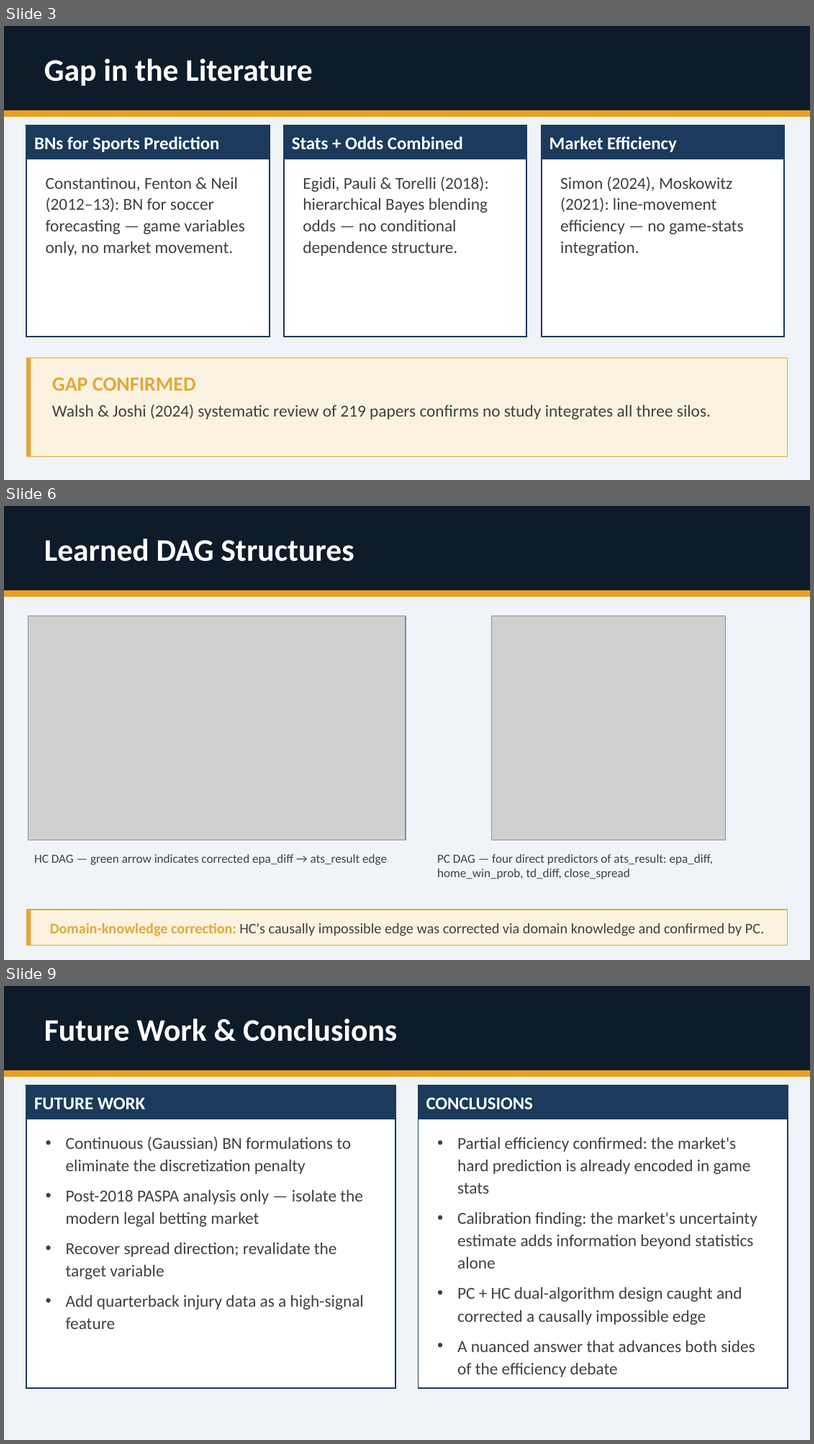
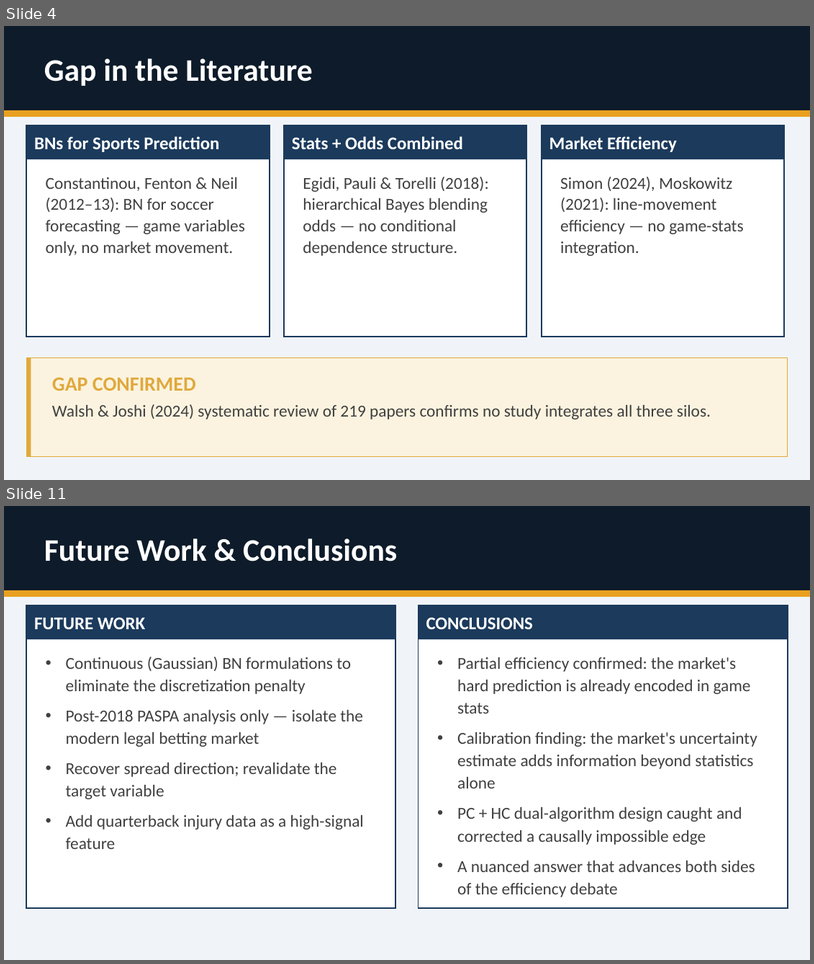
Before and after one commit to lelandweeks/NFL-Bayesian-Network-Market-Signals, a slide deck: docs/final_report/cs610_final_report_presentation.pptx. Shown one above the other, each under a label of ours: slides 3, 6 and 9 before the commit, slides 4 and 11 after it; the slides between them are not shown. The pictures are 814x1444 and 814x964 pixels, drawn with LibreOffice and Linux fonts; fonts in the diff are those of the drawing; grey boxes stand for pictures. Boxes give left, top, right and bottom in pixels: in the first picture for what was removed or moved away, otherwise in the second. Text is boxed around its words. In the diff, an @@ line names an element or a change of style, - is before the commit and + after.

```diff
--- a/docs/final_report/cs610_final_report_presentation.pptx
+++ b/docs/final_report/cs610_final_report_presentation.pptx
@@ slide 6 removed at (4,506,810,960), background #F0F4F8 @@
@@ rectangle removed at (4,506,810,591) @@
@@ text removed at (44,538,354,561) @@
-Learned DAG Structures
@@ rectangle removed at (4,591,810,596) @@
@@ picture removed at (28,615,406,840) @@
@@ picture removed at (492,615,725,840) @@
@@ text removed at (34,854,387,865) @@
-HC DAG — green arrow indicates corrected epa_diff → ats_result edge
@@ text removed at (437,854,713,879) @@
-PC DAG — four direct predictors of ats_result: epa_diff, home_win_prob, td_diff, close_spread
@@ rectangle removed at (26,909,788,944) @@
@@ rectangle removed at (26,909,31,944) @@
@@ text removed at (50,923,764,936) @@
-Domain-knowledge correction: HC's causally impossible edge was corrected via domain knowledge and confirmed by PC.
@@ what was slide 3 is now slide 4 @@
@@ what was slide 9 is now slide 11 @@
```
Also in this commit, not shown: 5 slides changed, 4 slides added, 1 other slide removed, 3 other files.
